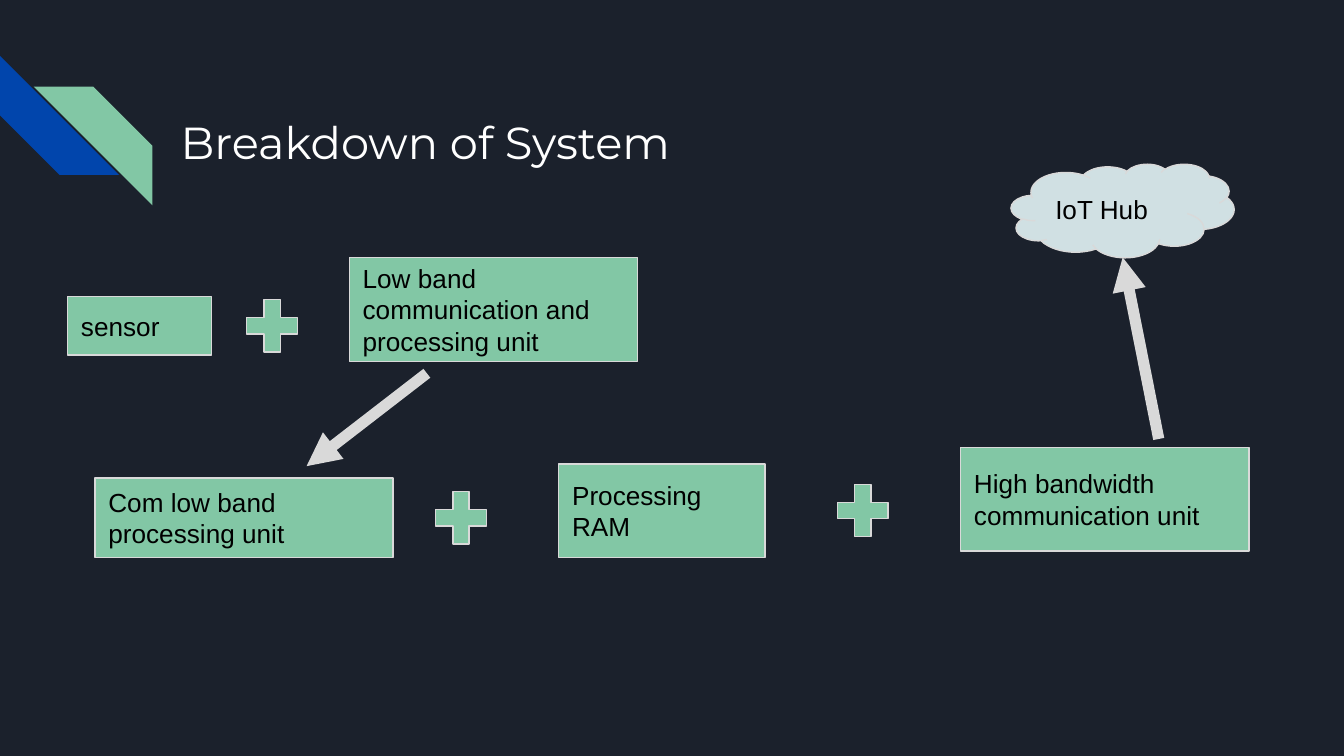
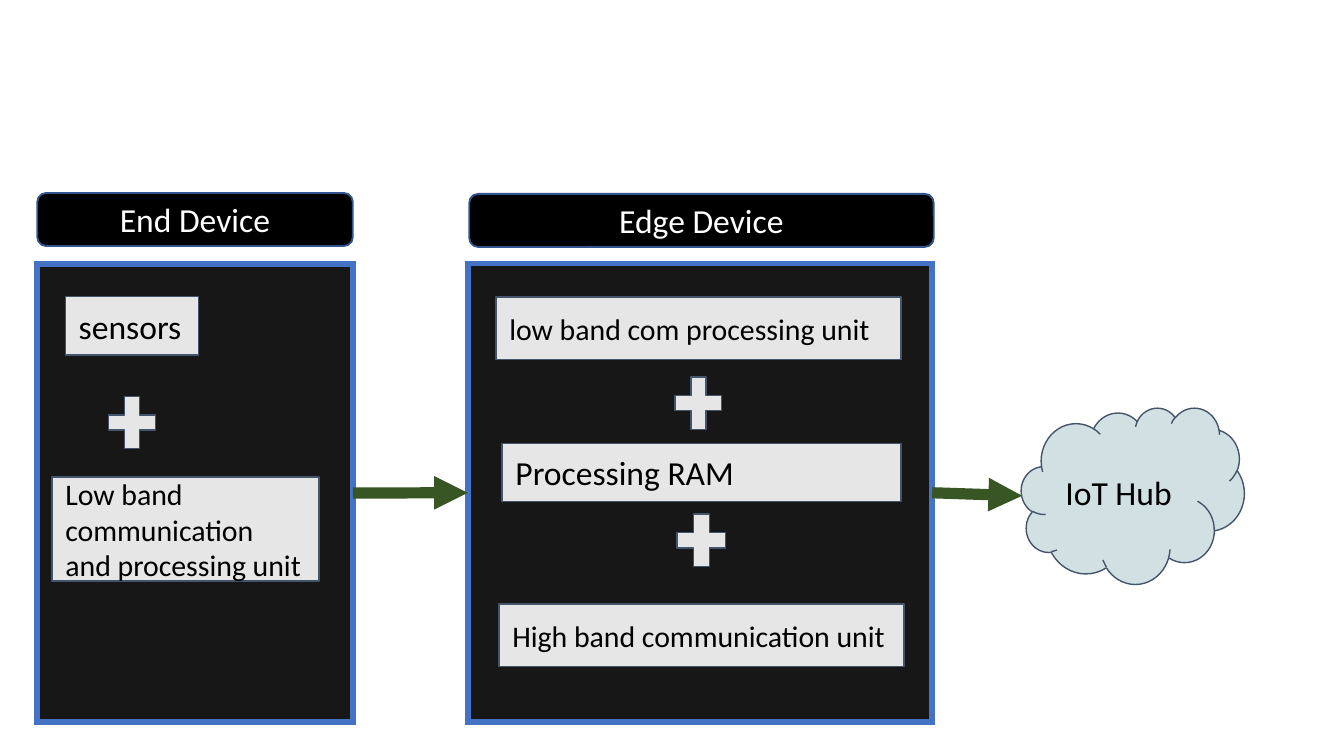
Before and after one commit to m3l1k4/Capstone_F19_Group_110, a slide deck: slide 7 of documents/proposal/20191010 - Presentation.pptx. Drawn at 1344x756 pixels with LibreOffice and Linux fonts; fonts in the diff are those of the drawing. Boxes give left, top, right and bottom in pixels: in the first picture for what was removed or moved away, otherwise in the second. Text is boxed around its words. In the diff, an @@ line names an element or a change of style, - is before the commit and + after.

```diff
--- a/documents/proposal/20191010 - Presentation.pptx
+++ b/documents/proposal/20191010 - Presentation.pptx
@@ background #1B212C to #FFFFFF @@
@@ diag stripe removed at [0,56,118,175] @@
@@ diag stripe removed at [34,86,152,204] @@
@@ title removed at [181,125,670,168] @@
-Breakdown of System
@@ group added at [38,194,1021,723]: 2 rectangles, 2 rounded rectangles, 1 arrow @@
+End Device
+Edge Device
@@ arrow removed from (1159, 439) to (1122, 258) @@
@@ rectangle "sensors": place and size @@
-rectangle "sensors" at [67,296,211,355]
+rectangle "sensors" at [66,296,199,355]
@@ rectangle "low band com processing unit": place and size @@
-rectangle "low band com processing unit" at [95,478,394,558]
+rectangle "low band com processing unit" at [496,297,900,360]
@@ text in rectangle at [79,322,182,340]: text changed; size 14 to 18 pt; font Arial to Calibri @@
-sensor
+sensors
@@ text in rectangle at [509,319,869,345]: text changed; size 14 to 16 pt; font Arial to Calibri @@
-Com low band processing unit
+low band com processing unit
@@ plus sign: place and size @@
-plus sign at [238,290,306,362]
+plus sign at [99,387,163,458]
@@ fill #82C7A5 to #E7E6E6; outline #D9D9D9 0.75 pt to #44546A 0.75 pt in 6 elements at [496,297,900,360], [499,605,903,668], [66,296,199,355], [668,505,734,577], [99,387,163,458], [667,368,730,439] @@
@@ plus sign: place and size @@
-plus sign at [426,482,495,554]
+plus sign at [667,368,730,439]
@@ cloud "IoT Hub": place and size @@
-cloud "IoT Hub" at [1011,164,1234,258]
+cloud "IoT Hub" at [1021,407,1245,583]
@@ cloud "IoT Hub" at [1021,407,1245,583]: size 14 to 18 pt, font Arial to Calibri; outline #D9D9D9 0.75 pt to #44546A 0.75 pt @@
@@ rectangle "Processing RAM": place and size @@
-rectangle "Processing RAM" at [559,464,766,558]
+rectangle "Processing RAM" at [503,444,902,501]
@@ rectangle "Processing RAM" at [503,444,902,501]: size 14 to 18 pt, font Arial to Calibri; fill #82C7A5 to #E7E6E6; outline #D9D9D9 0.75 pt to #44546A 0.75 pt @@
@@ rectangle "Low band communication and processing ...": place and size @@
-rectangle "Low band communication and processing ..." at [349,258,638,362]
+rectangle "Low band communication and processing ..." at [52,477,320,581]
@@ rectangle "Low band communication and processing ..." at [52,477,320,581]: size 14 to 16 pt, font Arial to Calibri; fill #82C7A5 to #E7E6E6; outline #D9D9D9 0.75 pt to #44546A 0.75 pt @@
@@ arrow moved from (427, 374) - (306, 466) to (353, 493) - (468, 493) @@
@@ arrow (353, 493) - (468, 493): stroke #D9D9D9 6 pt to #385723 6 pt @@
@@ plus sign: place and size @@
-plus sign at [828,476,896,547]
+plus sign at [668,505,734,577]
@@ rectangle "High band communication unit": place and size @@
-rectangle "High band communication unit" at [961,448,1250,551]
+rectangle "High band communication unit" at [499,605,903,668]
@@ text in rectangle at [512,626,885,652]: text changed; size 14 to 16 pt; font Arial to Calibri @@
-High bandwidth communication unit
+High band communication unit
```
Also in this commit, not shown: 10 other slides changed, 1 other file.
